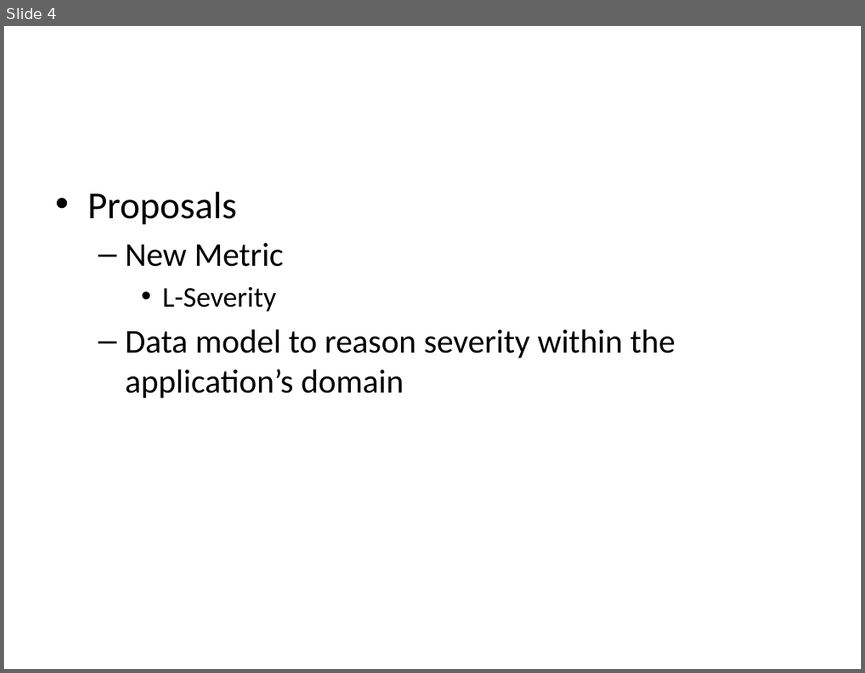
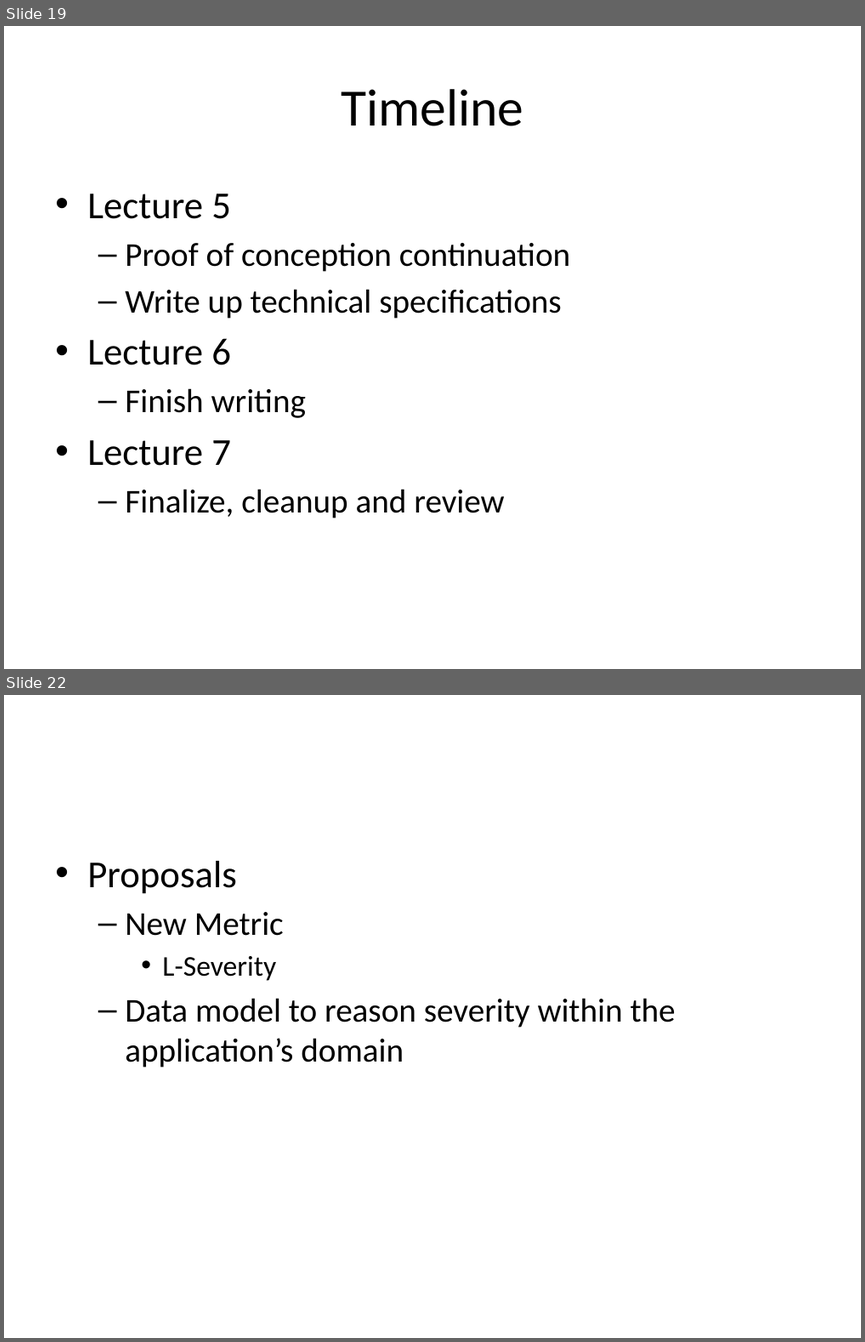
Before and after one commit to jayvelasco1990/big-data, a slide deck: proposal.pptx. Shown one above the other, each under a label of ours: slide 4 before the commit, slides 19 and 22 after it; the slides between them are not shown. The pictures are 865x673 and 865x1342 pixels, drawn with LibreOffice and Linux fonts; fonts in the diff are those of the drawing. Boxes give left, top, right and bottom in pixels: in the first picture for what was removed or moved away, otherwise in the second. Text is boxed around its words. In the diff, an @@ line names an element or a change of style, - is before the commit and + after.

```diff
--- a/proposal.pptx
+++ b/proposal.pptx
@@ slide 19 added at (4, 26, 861, 669), background #FFFFFF @@
@@ title added at (341, 89, 523, 126), 44 pt, text #000000 @@
+Timeline
@@ text added at (87, 193, 570, 518), 28 pt, text #000000 @@
+• Lecture 5
+  – Proof of conception continuation
+  – Write up technical specifications
+• Lecture 6
+  – Finish writing
+• Lecture 7
+  – Finalize, cleanup and review
@@ what was slide 4 is now slide 22 @@
```
Also in this commit, not shown: 2 slides changed, 18 other slides added, 1 slide removed, 3 other files.
